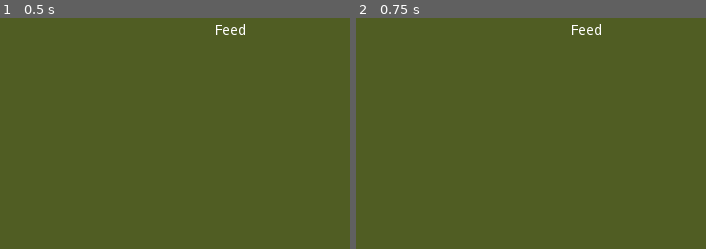
Above: before the commit, frames 1-2 (left to right).
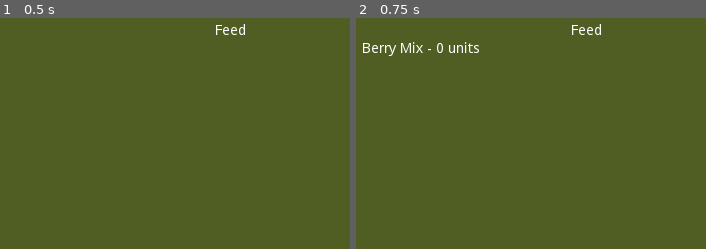
Above: after the commit, the same moments.

Repository: RoxT/Fleur
Game: Godot game, scene res://Inventory.tscn
Two runs of this game, one before a commit and one after it. Both use one fixed random seed, a clock stepped at 60 frames per second and the inputs below. This scene is started directly instead of the project's main scene.
Inputs:
- Up to frame 1 (0.5 s): no input
- Up to frame 2 (0.75 s): click "Buy" at 0.5 s
The pictures show only the part of the screen within x 0-50%, y 0-50%; the shares and areas given below are measured in that part.

Frame 1 is identical in both runs. In frame 2, 0.6% of the frame differs, in the area x 2-36%, y 10-17%.
Error before the commit: Invalid set index 'text' (on base: 'Nil') with value of type 'String'. (res://scenes/StoreItem.gd:31)

Commit message:
store updates

Diff:
--- a/project/Inventory.gd
+++ b/project/Inventory.gd
@@ -1,12 +1,27 @@
 extends Control
 
-onready var inventory_container := $Inventory/HBoxContainer/Feed
+onready var feed_list := $Inventory/HBox/FeedContainer
+onready var store_list := $Inventory/HBox/StoreContainer/HBox/StoreList
 
-var inv = {
-	"Pellets": 100
-}
+var items := {}
 
 func _ready() -> void:
-	for i in inv.keys():
-		var row := Label.new()
-		row.text = i
+	for node in store_list.get_children():
+		node.connect("bought", self, "_on_StoreItem_bought")
+
+func add_to_inventory(title, quantity):
+	var row := Label.new()
+	row.text = title + " - " + str(quantity) + " units"
+	feed_list.add_child(row)
+
+func _on_StoreItem_bought(title, price, quantity):
+	#Deduct price
+	if items.has(title):
+		items[title] = items[title] + quantity
+		for l in feed_list.get_children():
+			l = l as Label
+			if l.text.begins_with(title):
+				l.text = title + " - " + str(items[title]) + " units"
+	else:
+		items[title] = quantity
+		add_to_inventory(title, quantity)
--- a/project/Inventory.tscn
+++ b/project/Inventory.tscn
@@ -19,79 +19,82 @@
 margin_right = 704.0
 margin_bottom = 466.0
 
-[node name="HBoxContainer" type="HBoxContainer" parent="Inventory"]
+[node name="HBox" type="HBoxContainer" parent="Inventory"]
 margin_right = 688.0
 margin_bottom = 450.0
 
-[node name="Feed" type="VBoxContainer" parent="Inventory/HBoxContainer"]
-margin_right = 450.0
+[node name="FeedContainer" type="VBoxContainer" parent="Inventory/HBox"]
+margin_right = 473.0
 margin_bottom = 450.0
 size_flags_horizontal = 3
 
-[node name="Title" type="Label" parent="Inventory/HBoxContainer/Feed"]
-margin_right = 450.0
+[node name="Title" type="Label" parent="Inventory/HBox/FeedContainer"]
+margin_right = 473.0
 margin_bottom = 14.0
 text = "Feed"
 align = 1
 
-[node name="VSeparator3" type="VSeparator" parent="Inventory/HBoxContainer"]
-margin_left = 454.0
-margin_right = 458.0
+[node name="VSeparator3" type="VSeparator" parent="Inventory/HBox"]
+margin_left = 477.0
+margin_right = 481.0
 margin_bottom = 450.0
 size_flags_vertical = 3
 
-[node name="VSeparator4" type="VSeparator" parent="Inventory/HBoxContainer"]
-margin_left = 462.0
-margin_right = 466.0
+[node name="VSeparator4" type="VSeparator" parent="Inventory/HBox"]
+margin_left = 485.0
+margin_right = 489.0
 margin_bottom = 450.0
 size_flags_vertical = 3
 
-[node name="Store" type="VBoxContainer" parent="Inventory/HBoxContainer"]
-margin_left = 470.0
+[node name="StoreContainer" type="VBoxContainer" parent="Inventory/HBox"]
+margin_left = 493.0
 margin_right = 688.0
 margin_bottom = 450.0
 
-[node name="Label" type="Label" parent="Inventory/HBoxContainer/Store"]
-margin_right = 218.0
+[node name="Label" type="Label" parent="Inventory/HBox/StoreContainer"]
+margin_right = 195.0
 margin_bottom = 14.0
 text = "STORE"
 align = 1
 
-[node name="HBox" type="HBoxContainer" parent="Inventory/HBoxContainer/Store"]
+[node name="HBox" type="HBoxContainer" parent="Inventory/HBox/StoreContainer"]
 margin_top = 18.0
-margin_right = 218.0
+margin_right = 195.0
 margin_bottom = 450.0
 size_flags_vertical = 3
 
-[node name="StoreList" type="VBoxContainer" parent="Inventory/HBoxContainer/Store/HBox"]
-margin_right = 202.0
+[node name="StoreList" type="VBoxContainer" parent="Inventory/HBox/StoreContainer/HBox"]
+margin_right = 179.0
 margin_bottom = 432.0
 size_flags_horizontal = 3
 
-[node name="HBox2" parent="Inventory/HBoxContainer/Store/HBox/StoreList" instance=ExtResource( 2 )]
+[node name="HBox2" parent="Inventory/HBox/StoreContainer/HBox/StoreList" instance=ExtResource( 2 )]
+margin_right = 179.0
 title = "Berry Mix"
 price = 2
 
-[node name="HBox3" parent="Inventory/HBoxContainer/Store/HBox/StoreList" instance=ExtResource( 2 )]
+[node name="HBox3" parent="Inventory/HBox/StoreContainer/HBox/StoreList" instance=ExtResource( 2 )]
 margin_top = 28.0
+margin_right = 179.0
 margin_bottom = 52.0
 title = "Insect Bag"
 price = 2
 
-[node name="StoreItem" parent="Inventory/HBoxContainer/Store/HBox/StoreList" instance=ExtResource( 2 )]
+[node name="StoreItem" parent="Inventory/HBox/StoreContainer/HBox/StoreList" instance=ExtResource( 2 )]
 margin_top = 56.0
+margin_right = 179.0
 margin_bottom = 80.0
 title = "Pellets"
 
-[node name="VSeparator" type="VSeparator" parent="Inventory/HBoxContainer/Store/HBox"]
-margin_left = 206.0
-margin_right = 210.0
+[node name="VSeparator" type="VSeparator" parent="Inventory/HBox/StoreContainer/HBox"]
+margin_left = 183.0
+margin_right = 187.0
 margin_bottom = 432.0
 size_flags_vertical = 3
 
-[node name="VSeparator2" type="VSeparator" parent="Inventory/HBoxContainer/Store/HBox"]
-margin_left = 214.0
-margin_right = 218.0
+[node name="VSeparator2" type="VSeparator" parent="Inventory/HBox/StoreContainer/HBox"]
+margin_left = 191.0
+margin_right = 195.0
 margin_bottom = 432.0
 size_flags_vertical = 3
 
--- a/project/RaceTrack.tscn
+++ b/project/RaceTrack.tscn
@@ -39,13 +39,12 @@
 margin_top = 20.0
 margin_right = 73.0
 margin_bottom = 36.0
-text = "Coop"
 icon = ExtResource( 4 )
 
 [node name="MoneyLabel" type="Label" parent="CanvasLayer"]
-margin_left = 92.0
+margin_left = 150.0
 margin_top = 20.0
-margin_right = 140.0
+margin_right = 198.0
 margin_bottom = 34.0
 text = "$10000"
 
--- a/project/scenes/StoreItem.gd
+++ b/project/scenes/StoreItem.gd
@@ -2,9 +2,6 @@
 
 export var title:String setget set_title
 export var price:int setget set_price
-
-
-export(float, EASE) var transition_speed
 
 onready var label := $Label
 onready var spinbox := $SpinBox
@@ -13,8 +10,7 @@
 signal bought(title, price, quantity)
 
 func _ready() -> void:
-	Util.Item.new(title, price, 0)
-	label.text = title + " - $" + str(price)
+	update_label()
 
 func set_title(value):
 	title = value
@@ -26,6 +22,8 @@
 
 func _on_BuyButton_pressed() -> void:
 	emit_signal("bought", title, price, spinbox.value)
+	spinbox.value = 0
 
 func update_label():
-	label.text = title + " - $" + str(price)
+	if label:
+		label.text = title + " - $" + str(price)
--- a/project/scenes/StoreItem.tscn
+++ b/project/scenes/StoreItem.tscn
@@ -18,6 +18,7 @@
 margin_left = 100.0
 margin_right = 174.0
 margin_bottom = 24.0
+step = 10.0
 
 [node name="BuyButton" type="Button" parent="."]
 margin_left = 178.0
Binary file changed: project/textures/coop_icon.png
Binary file added: project/textures/inv_icon.png
Not shown, added: project/textures/inv_icon.png.import
Not shown, added: project/textures/inv_icon.pdn
